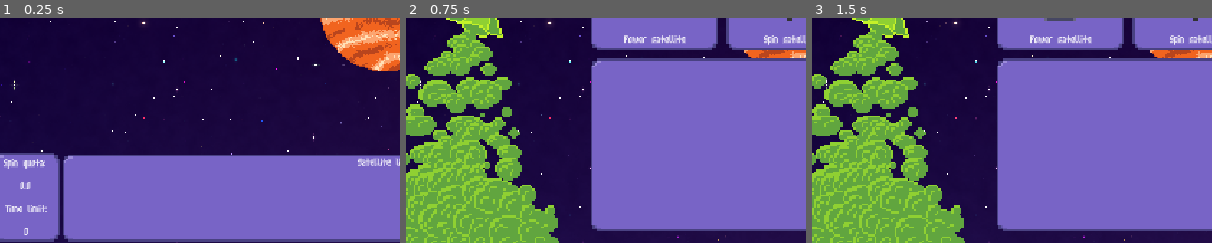
Above: before the commit, frames 1-3 (left to right).
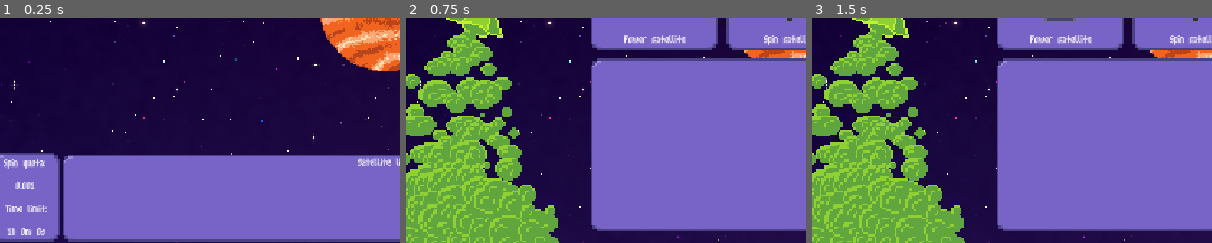
Above: after the commit, the same moments.

Repository: SpookyPlagueDoc777/Orbit-game
Game: Godot game, scene res://Scenes/Game/main_node.tscn
Two runs of this game, one before a commit and one after it. Both use one fixed random seed, a clock stepped at 60 frames per second and the inputs below.
Inputs (mouse positions are % of the whole screen's width and height, from its top left):
- Up to frame 1 (0.25 s): no input
- Up to frame 2 (0.75 s): click (95, 88) at 0.5 s
- Up to frame 3 (1.5 s): tap Enter at 1.25 s; move the mouse to (72, 45) at 1.27 s; click (72, 45) at 1.42 s
The pictures show only the part of the screen within x 2-52%, y 48-98%; the shares and areas given below are measured in that part.

The runs differ from the first frame. In frame 1, 0.3% of the frame differs, in the area x 2-12%, y 72-97%; in frame 2, nothing differs; in frame 3, nothing differs.

Commit message:
game over/game won screen

Diff:
--- a/Code/Game/main_node.gd
+++ b/Code/Game/main_node.gd
@@ -6,11 +6,48 @@
 @onready var spin_quota: Label = $CanvasLayer/GameUI/SpinQuotaMenager/VBoxContainer/CurrentQuota
 @onready var time_to_meet_quota: Label = $CanvasLayer/GameUI/SpinQuotaMenager/VBoxContainer/TimeToMeetQuota
 @onready var current_spin_speed: Label = $CanvasLayer/GameUI/SpinIndicator/CurrentSpinSpeed
+@onready var game_over: Label = $CanvasLayer/GameUI/GameOver
+@onready var game_won: Label = $CanvasLayer/GameUI/GameWon
+@onready var game_over_timer: Timer = $CanvasLayer/GameUI/GameOver/GameOverTimer
+@onready var game_won_timer: Timer = $CanvasLayer/GameUI/GameWon/GameWonTimer
+
+
 
 #timer stuff
 var TimerSeconds: int = 0
 var TimerMinutes: int = 0
 var TimerHours: int = 0
+
+func check_quota():
+	var check
+	if snappedf(Global.spin_speed, 0.001) >= Global.quota:
+		check = true
+	else:
+		check = false
+	return check
+
+func check_timer_limit_reached():
+	if TimerHours >= Global.time_limit_h:
+			if TimerMinutes >= Global.time_limit_m:
+					if TimerSeconds >= Global.time_limit_s and check_quota() == false:
+						game_over.visible = true
+						Engine.time_scale = 0.1
+						game_over_timer.start()
+
+func check_quota_reached():
+	if check_quota() == true:
+		game_won.visible = true
+		Engine.time_scale = 0.1
+		game_won_timer.start()
+
+func _on_game_over_timer_timeout() -> void:
+	Engine.time_scale = 1
+	get_tree().reload_current_scene()
+
+func _on_game_won_timer_timeout() -> void:
+	Engine.time_scale = 1
+	get_tree().reload_current_scene()
+
 
 # Called when the node enters the scene tree for the first time.
 func _ready() -> void:
@@ -18,13 +55,16 @@
 
 # Called every frame. 'delta' is the elapsed time since the previous frame.
 func _process(delta: float) -> void:
+#updating lables
 	energy_amount.text = str(round(Global.energy))
 	current_time.text = str(TimerHours) + "h " + str(TimerMinutes) + "m " + str(TimerSeconds) + "s"
 	current_spin_speed.text = str(snappedf(Global.spin_speed, 0.001)) + " rad/h"
 	spin_quota.text = str(Global.quota)
-	time_to_meet_quota.text = str(Global.time_limit)
+	time_to_meet_quota.text = str(Global.time_limit_h) + "h " + str(Global.time_limit_m) + "m " + str(Global.time_limit_s) + "s"
+	check_timer_limit_reached()
+	check_quota_reached()
 
-
+#timer
 func _on_timer_timeout() -> void:
 	TimerSeconds += 1
 	if TimerSeconds == 60:
--- a/Code/Globals/global.gd
+++ b/Code/Globals/global.gd
@@ -8,8 +8,11 @@
 
 var spin_speed: float = 0
 var energy: int = 1000
-var time_limit: int = 0
-var quota: float = 0
+var time_limit_h: int = 1
+var time_limit_m: int = 0
+var time_limit_s: int = 0
+var quota: float = 0.001
+
 
 # Called when the node enters the scene tree for the first time.
 func _ready() -> void:
--- a/Scenes/Game/main_node.tscn
+++ b/Scenes/Game/main_node.tscn
@@ -68,7 +68,7 @@
 offset_bottom = -85.0
 grow_horizontal = 0
 
-[node name="SatellitesList" parent="CanvasLayer/GameUI" index="5" unique_id=2098349597]
+[node name="SatelliteList" parent="CanvasLayer/GameUI" index="5" unique_id=2098349597]
 anchors_preset = 7
 anchor_left = 0.5
 anchor_top = 1.0
@@ -88,6 +88,8 @@
 
 [connection signal="timeout" from="Timer" to="." method="_on_timer_timeout"]
 [connection signal="toggled" from="CanvasLayer/GameUI/PauseButton/PauseButton" to="." method="_on_pause_button_toggled"]
+[connection signal="timeout" from="CanvasLayer/GameUI/GameOver/GameOverTimer" to="." method="_on_game_over_timer_timeout"]
+[connection signal="timeout" from="CanvasLayer/GameUI/GameWon/GameWonTimer" to="." method="_on_game_won_timer_timeout"]
 
 [editable path="CanvasLayer/GameUI"]
 [editable path="CanvasLayer/GameUI/Shop_ui/ShopMenu"]
--- a/Scenes/UI/game_ui.tscn
+++ b/Scenes/UI/game_ui.tscn
@@ -32,6 +32,9 @@
 font = ExtResource("3_6w80a")
 font_size = 8
 
+[sub_resource type="LabelSettings" id="LabelSettings_lb5e2"]
+font_size = 64
+
 [node name="GameUI" type="Control" unique_id=138886182]
 layout_mode = 3
 anchor_left = 0.01
@@ -346,6 +349,50 @@
 [node name="BackButton" parent="Shop_ui/ShopMenu/BackButton" parent_id_path=PackedInt32Array(565247265, 1845986026) index="0" unique_id=1249383969]
 toggle_mode = false
 
+[node name="GameOver" type="Label" parent="." unique_id=2055132133]
+visible = false
+layout_mode = 1
+anchors_preset = 8
+anchor_left = 0.5
+anchor_top = 0.5
+anchor_right = 0.5
+anchor_bottom = 0.5
+offset_left = -20.0
+offset_top = -11.5
+offset_right = 20.0
+offset_bottom = 11.5
+grow_horizontal = 2
+grow_vertical = 2
+theme = ExtResource("5_lolt2")
+text = "game over!"
+label_settings = SubResource("LabelSettings_lb5e2")
+
+[node name="GameOverTimer" type="Timer" parent="GameOver" unique_id=339133672]
+one_shot = true
+ignore_time_scale = true
+
+[node name="GameWon" type="Label" parent="." unique_id=2068494220]
+visible = false
+layout_mode = 1
+anchors_preset = 8
+anchor_left = 0.5
+anchor_top = 0.5
+anchor_right = 0.5
+anchor_bottom = 0.5
+offset_left = -20.0
+offset_top = -11.5
+offset_right = 20.0
+offset_bottom = 11.5
+grow_horizontal = 2
+grow_vertical = 2
+theme = ExtResource("5_lolt2")
+text = "game won!"
+label_settings = SubResource("LabelSettings_lb5e2")
+
+[node name="GameWonTimer" type="Timer" parent="GameWon" unique_id=1487164128]
+one_shot = true
+ignore_time_scale = true
+
 [connection signal="pressed" from="ShopButton/Button" to="." method="_on_button_pressed"]
 [connection signal="pressed" from="Shop_ui/ShopMenu/BackButton/BackButton" to="." method="_on_back_button_pressed"]
 
